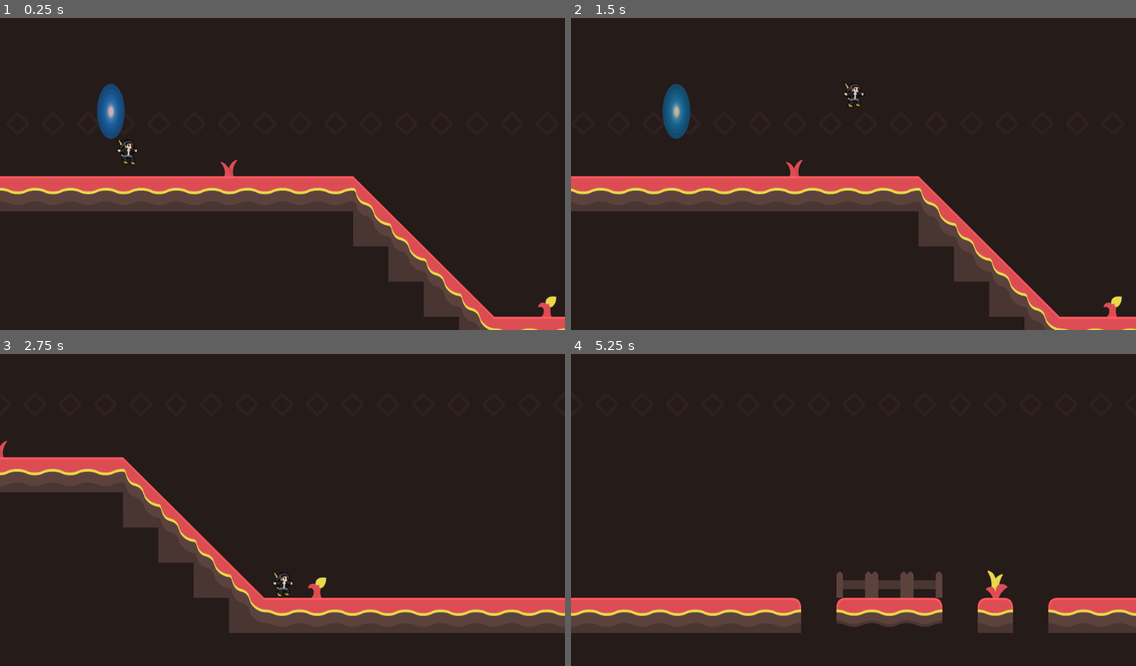
Above: before the commit, frames 1-4 (two rows, left to right).
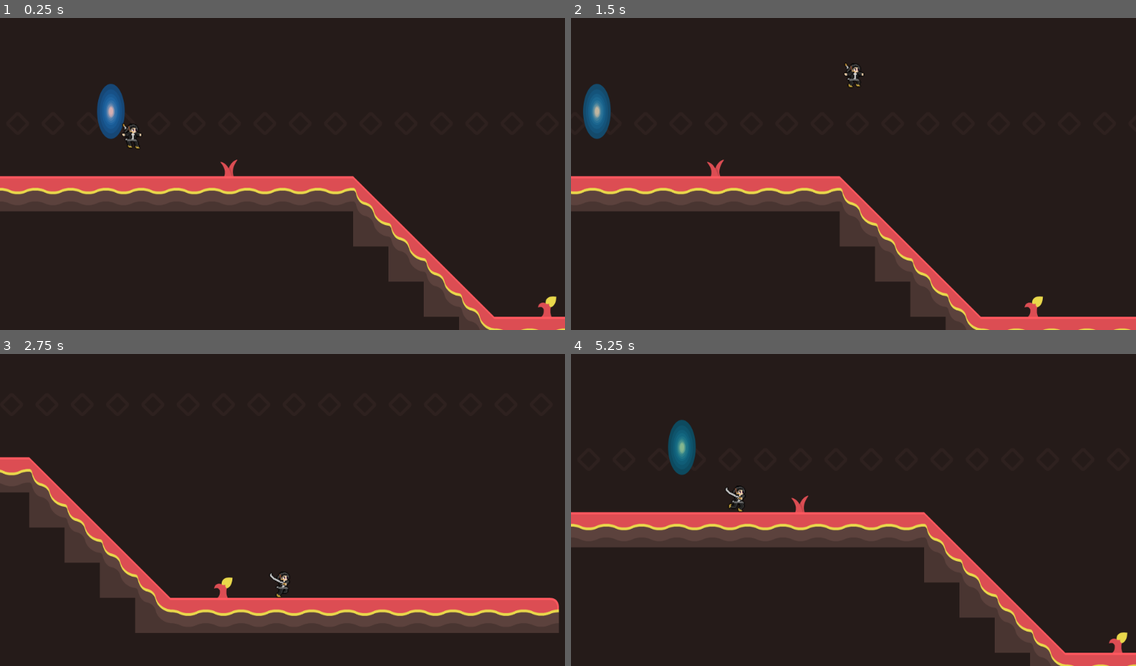
Above: after the commit, the same moments.

Repository: Lukasj892/04-2D-Platformer
Game: Godot game, scene res://Levels/Level1.tscn
The game is run twice, just before and just after one commit, with the same random seed, the same clock (stepped at 60 frames per second) and the same inputs.
Inputs:
- Up to frame 1 (0.25 s): no input
- Up to frame 2 (1.5 s): hold W (jump) 0.53-1.28 s; tap Space (attack) at 0.6 s; tap W (jump) at 1.35 s
- Up to frame 3 (2.75 s): tap W (jump) at 1.52, 1.82 s; tap Space (attack) at 1.55, 2.1 s; hold W (jump) from 2.03 s (still down)
- Up to frame 4 (5.25 s): release W (jump) at 2.78 s; tap Space (attack) at 2.85, 4.35, 5.1 s; tap W (jump) at 3.02, 3.32, 4.52, 4.82 s; hold W (jump) 3.53-4.28 s; hold W (jump) from 5.03 s (still down)

The runs differ from the first frame. In frame 1, 0.2% of the frame differs, in the area x 20-25%, y 33-47%; in frame 2, 11%; in frame 3, 12%; in frame 4, 21%, in the area x 0-100%, y 20-100%.

Commit message:
Ver 1.1
Fixed Movement Bugs

Diff:
--- a/Player/Attacking.gd
+++ b/Player/Attacking.gd
@@ -8,13 +8,20 @@
 
 func start():
 	player.set_animation("Attacking")
-	player.move_speed *= 2
+	player.move_speed *= 1.5 #Increases player speed when attacking.
 
-func _physics_process(_delta):
+func physics_process(_delta):
 	if not player.is_on_floor():
 		SM.set_state("Falling")
+	else:
+		player.velocity.y = 0
 
-
+	if player.is_moving():
+		player.velocity += player.move_speed * player.move_vector()
+		player.move_and_slide(player.velocity, Vector2.UP)
+	else:
+		player.velocity = Vector2.ZERO
+		SM.set_state("Idle")
 
 
 
--- a/Player/Jumping.gd
+++ b/Player/Jumping.gd
@@ -11,11 +11,9 @@
 
 func physics_process(_delta):
 	if player.is_moving():
-		#player.jump_power.x = clamp(player.jump_power.x + (player.move_vector().x * player.leap_speed), -player.max_leap, player.max_leap)
-		pass
-	if Input.is_action_just_pressed("jump"):
-		#player.jump_power.y = clamp(player.jump_power.y - player.jump_speed, -player.max_jump, 0)
-		pass
+		player.jump_power.x = clamp(player.jump_power.x + (player.move_vector().x * player.leap_speed), -player.max_leap, player.max_leap)
+	if Input.is_action_pressed("jump") and player.is_on_floor():
+		player.jump_power.y = clamp(player.jump_power.y - player.jump_speed, -player.max_jump, 0)
 	else:
 		player.velocity.y = 0
 		player.velocity += player.jump_power
--- a/Player/Moving_and_Jumping.gd
+++ b/Player/Moving_and_Jumping.gd
@@ -7,21 +7,20 @@
 	yield(player, "ready")
 
 func physics_process(_delta):
-	if not player.is_on_floor():
-		pass
+	if player.is_on_floor():
+		player.jump_power.y = clamp(player.jump_power.y - player.jump_speed, -player.max_jump, 0)
+		if Input.is_action_just_released("jump"):
+			player.velocity.y = 0
+			player.velocity += player.jump_power
+			player.move_and_slide(player.velocity, Vector2.UP)
+			SM.set_state("Falling")
+		elif player.is_moving():
+			player.set_animation("Moving")
+			player.velocity += player.move_speed * player.move_vector()
+			player.move_and_slide(player.velocity, Vector2.UP)
+		else:
+			player.velocity.x = 0
+			SM.set_state("Jumping")
+
 	else:
-		player.velocity.y = 0
-
-	player.jump_power.y = clamp(player.jump_power.y - player.jump_speed, -player.max_jump, 0)
-	if Input.is_action_just_released("jump"):
-		player.velocity.y = 0
-		player.velocity += player.jump_power
-		player.move_and_slide(player.velocity, Vector2.UP)
 		SM.set_state("Falling")
-	elif player.is_moving():
-		player.set_animation("Moving")
-		player.velocity += player.move_speed * player.move_vector()
-		player.move_and_slide(player.velocity, Vector2.UP)
-	else:
-		player.velocity.x = 0
-		SM.set_state("Jumping")
--- a/Player/Player.gd
+++ b/Player/Player.gd
@@ -4,12 +4,12 @@
 onready var VP = get_viewport_rect()
 
 var velocity = Vector2.ZERO
-var jump_power = Vector2(0,1)
+var jump_power = Vector2.ZERO
 var direction = 1
 
 export var gravity = Vector2(0,30)
 
-export var move_speed = 20
+export var move_speed = 5
 export var max_move = 300
 
 export var jump_speed = 100
@@ -35,12 +35,13 @@
 	if Input.is_action_just_pressed("attack") and is_on_floor():
 		SM.set_state("Attacking")
 
+
+
 func is_moving():
 	return true
 
 func move_vector():
-	return Vector2(1.0 ,1.0)
-	pass
+	return Vector2(move_speed ,1.0)
 
 func _unhandled_input(_event):
 	pass
--- a/Player/StateMachine.gd
+++ b/Player/StateMachine.gd
@@ -15,7 +15,7 @@
 func _process(delta):
 	if state and state.has_method("process"):
 		state.process(delta)
-	print(state_name)
+	#print(state_name)
 
 func _unhandled_input(event):
 	if state and state.has_method("unhandled_input"):
Binary file added: Assets/Lancer/LancerLeft.png
Binary file added: Assets/Lancer/LancerLeft2.png
Binary file added: Assets/Lancer/LancerRight.png
Binary file added: Assets/Lancer/LancerRight2.png
